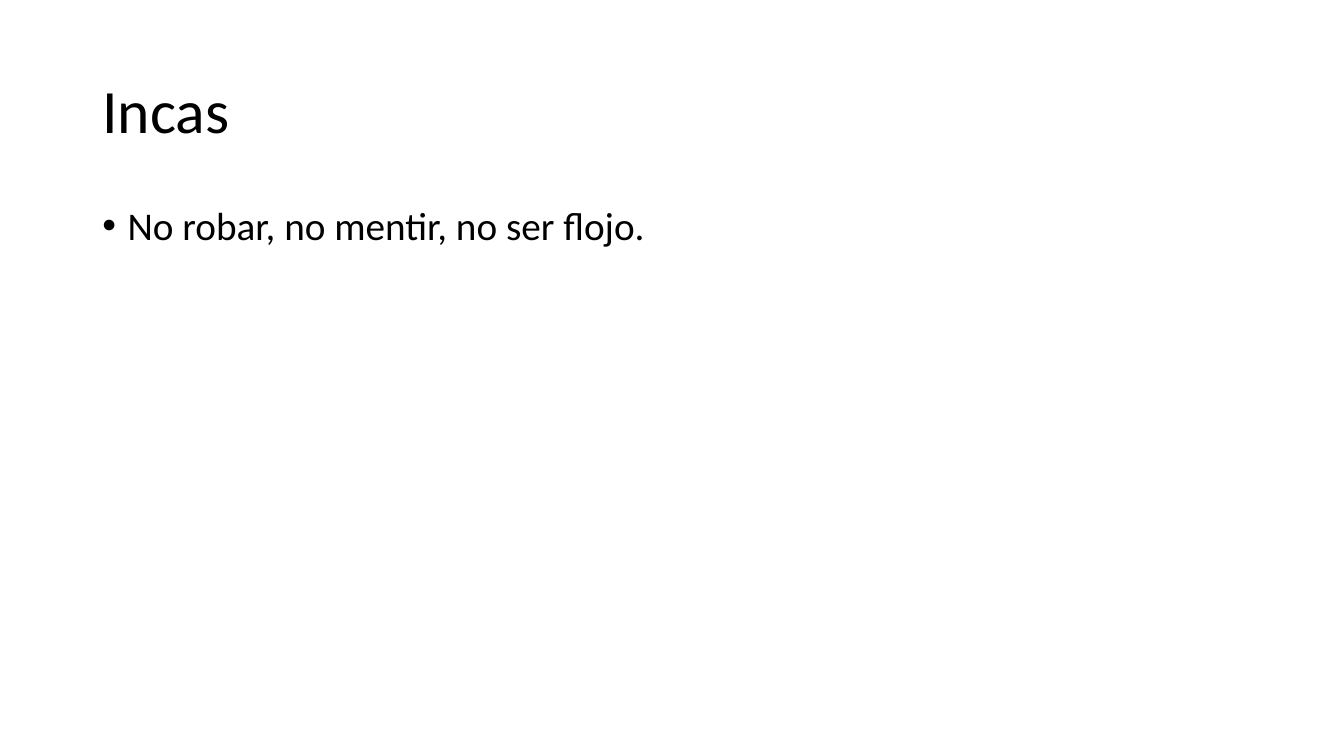
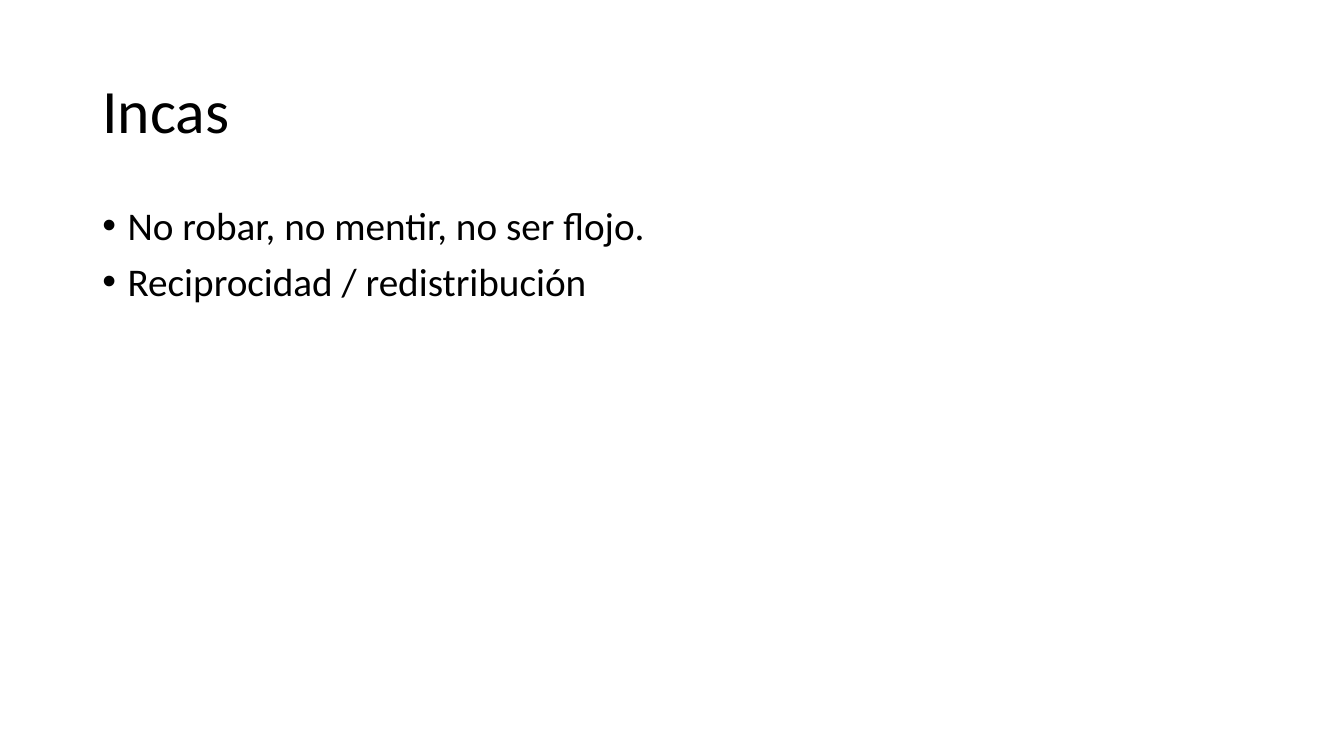
Before and after one commit to zaboltar/zaboltar.github.io, a slide deck: slide 8 of assets uarm/2019 sol-penscri-justfilpol/La Justicia antes de la Filosofía Política.pptx. Drawn at 1344x756 pixels with LibreOffice and Linux fonts; fonts in the diff are those of the drawing. Boxes give left, top, right and bottom in pixels: in the first picture for what was removed or moved away, otherwise in the second. Text is boxed around its words. In the diff, an @@ line names an element or a change of style, - is before the commit and + after.

```diff
--- a/assets uarm/2019 sol-penscri-justfilpol/La Justicia antes de la Filosofía Política.pptx
+++ b/assets uarm/2019 sol-penscri-justfilpol/La Justicia antes de la Filosofía Política.pptx
@@ text at (128, 268, 587, 303): paragraph added @@
+• Reciprocidad / redistribución
```
Also in this commit, not shown: 1 other slide changed, 1 slide added, 1 slide removed, 1 other file.
